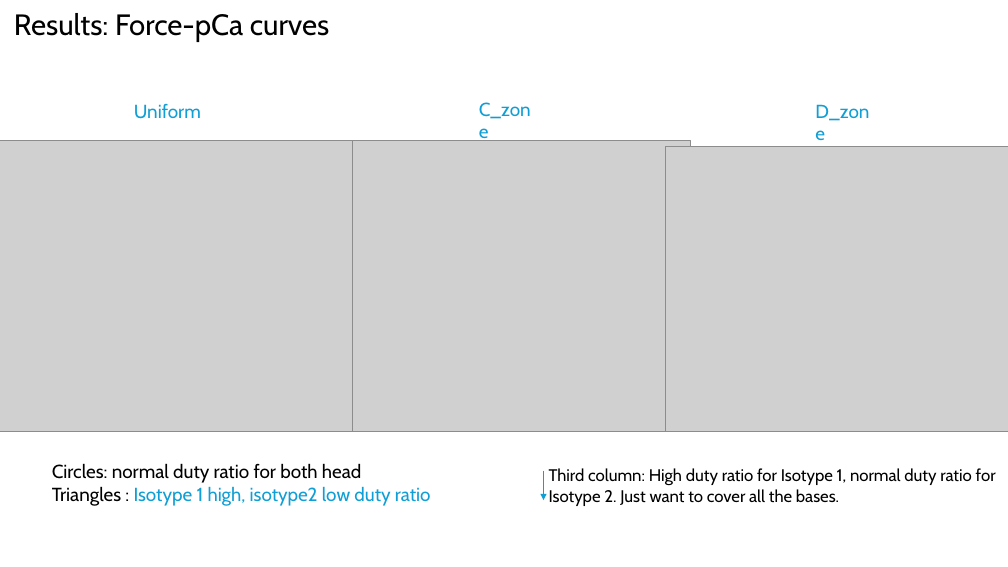
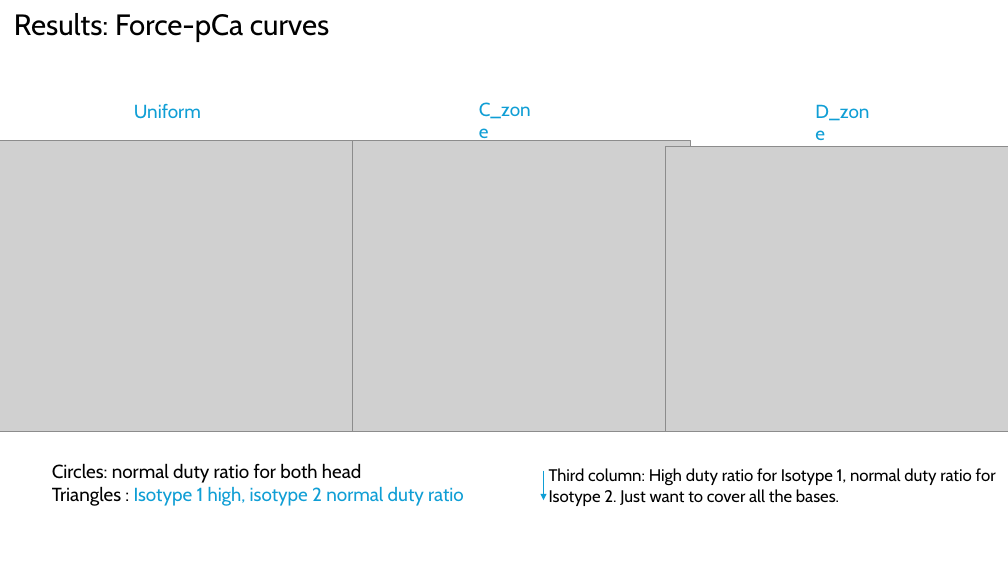
Before and after one commit to Campbell-Muscle-Lab/RLC_fibersim_project, a slide deck: slide 11 of Reports/FiberSim_report.pptx. Drawn at 1008x567 pixels with LibreOffice and Linux fonts; fonts in the diff are those of the drawing; grey boxes stand for pictures. Boxes give left, top, right and bottom in pixels: in the first picture for what was removed or moved away, otherwise in the second. Text is boxed around its words. In the diff, an @@ line names an element or a change of style, - is before the commit and + after.

```diff
--- a/Reports/FiberSim_report.pptx
+++ b/Reports/FiberSim_report.pptx
@@ text at (52,486,464,506): text changed @@
-Triangles : Isotype 1 high, isotype2 low duty ratio
+Triangles : Isotype 1 high, isotype 2 normal duty ratio
```
Also in this commit, not shown: 11 other files.
